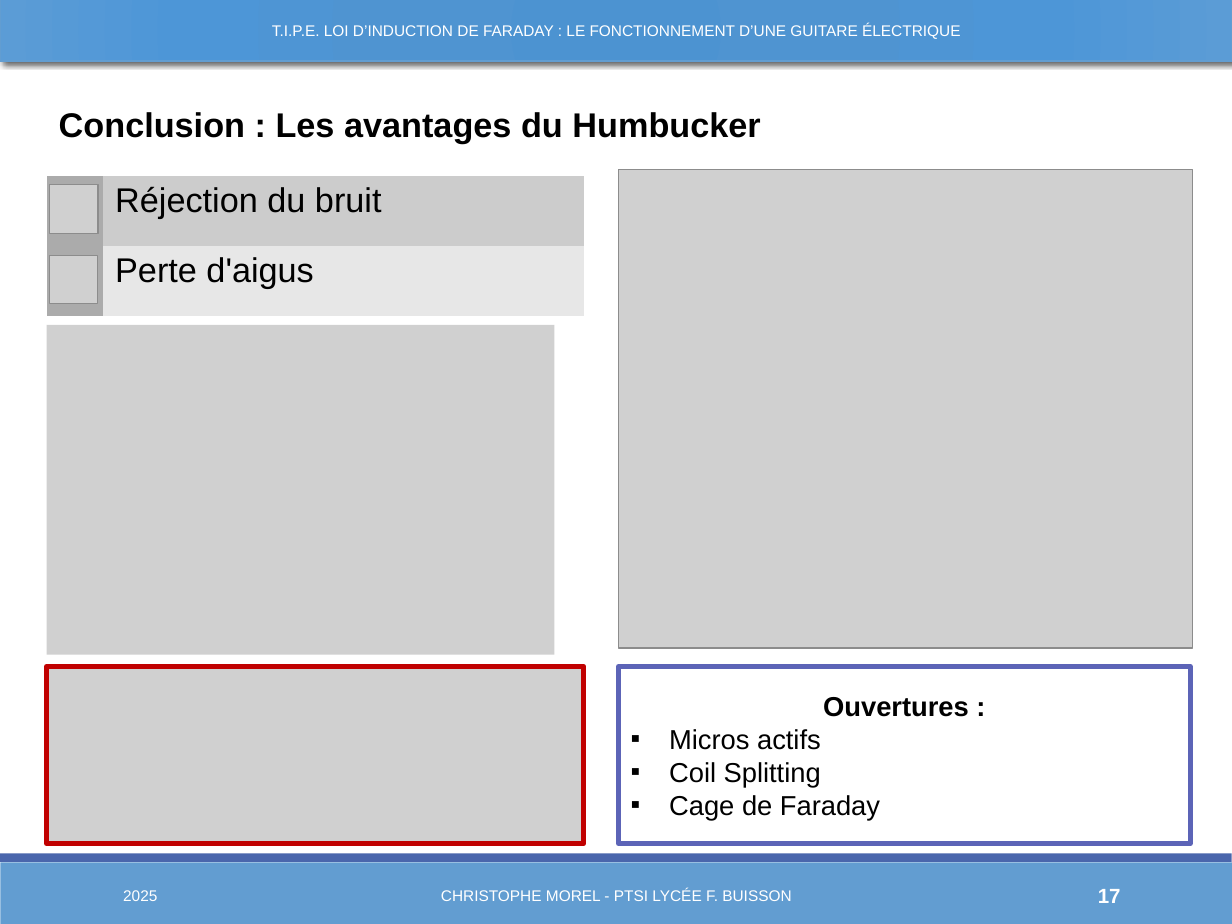
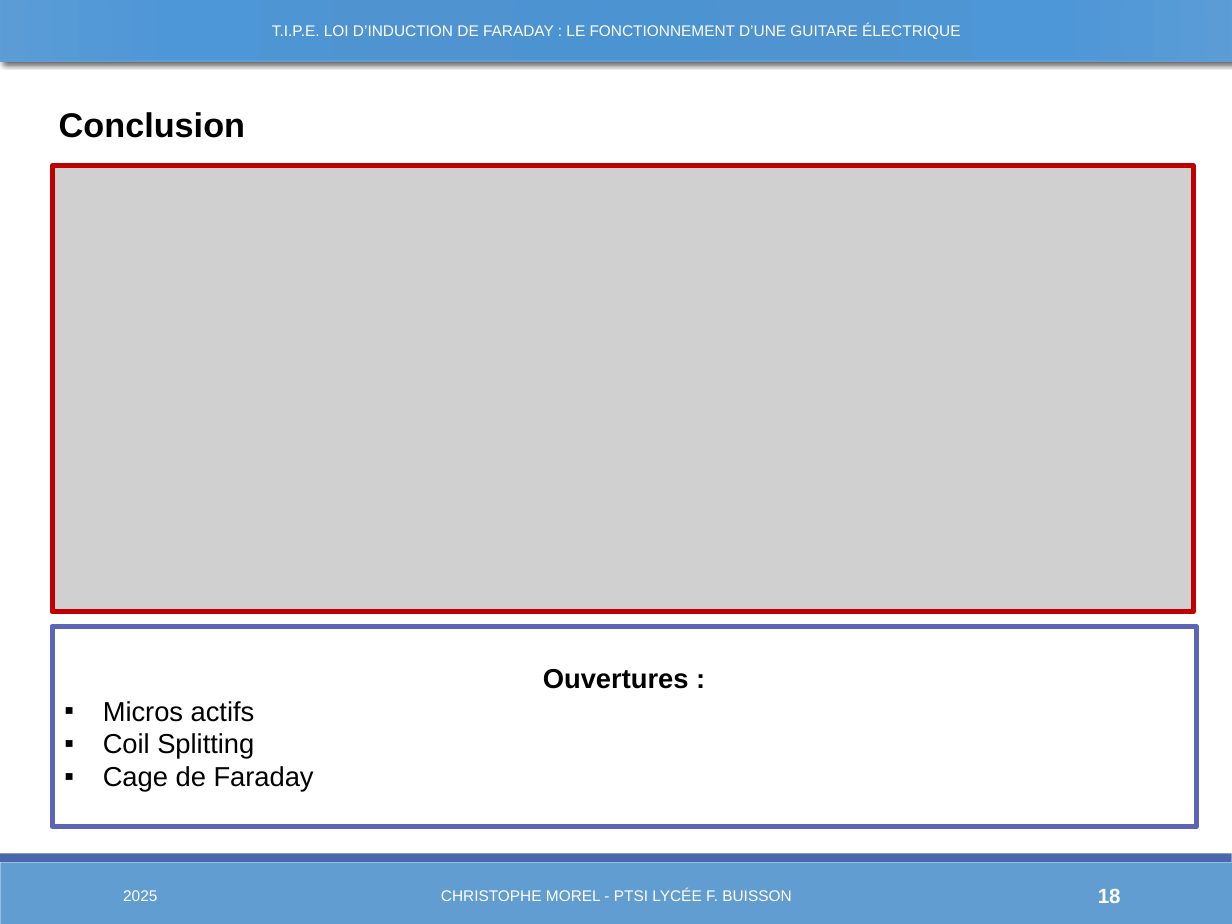
Before and after one commit to Chrismorel7/TIPE---Micro_guitare_elec, a slide deck: slide 18 of Views/Novembre.pptx (slide 17 before the commit). Drawn at 1232x924 pixels with LibreOffice and Linux fonts; fonts in the diff are those of the drawing; grey boxes stand for pictures. Boxes give left, top, right and bottom in pixels: in the first picture for what was removed or moved away, otherwise in the second. Text is boxed around its words. In the diff, an @@ line names an element or a change of style, - is before the commit and + after.

```diff
--- a/Views/Novembre.pptx
+++ b/Views/Novembre.pptx
@@ text at (59, 112, 245, 138): text changed @@
-Conclusion : Les avantages du Humbucker
+Conclusion
@@ table removed at (47, 176, 584, 317), 2 rows, 2 columns @@
- | Réjection du bruit
- | Perte d'aigus
@@ picture added at (52, 165, 1193, 611) @@
@@ picture removed at (618, 170, 1193, 648) @@
@@ picture removed at (49, 185, 97, 233) @@
@@ picture removed at (49, 255, 97, 303) @@
@@ picture removed at (47, 325, 554, 655) @@
@@ rectangle "Ouvertures :": place and size @@
-rectangle "Ouvertures :" at (618, 667, 1190, 844)
+rectangle "Ouvertures :" at (52, 626, 1196, 827)
@@ picture removed at (47, 667, 584, 844) @@
@@ page number at (1098, 888, 1121, 903): text changed @@
-17
+18
```
Also in this commit, not shown: 1 other slide changed, 1 slide added, 38 other files.
